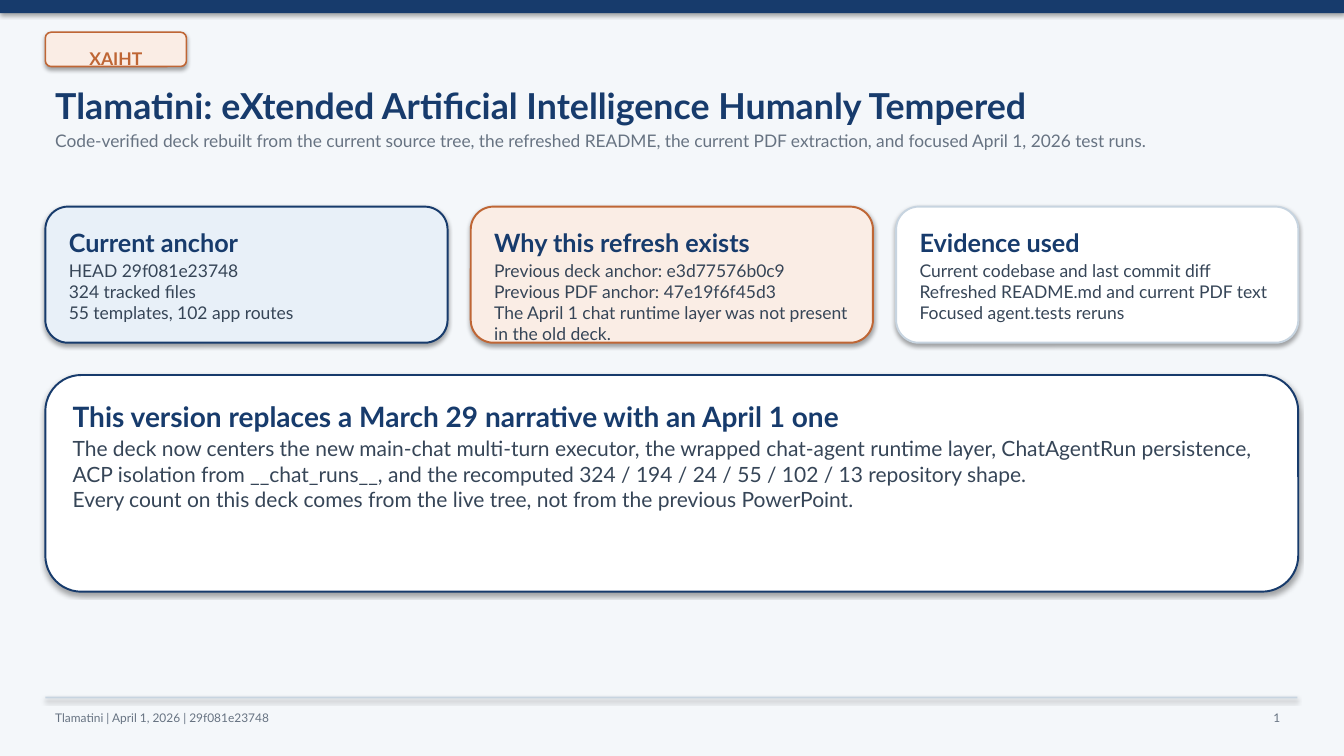
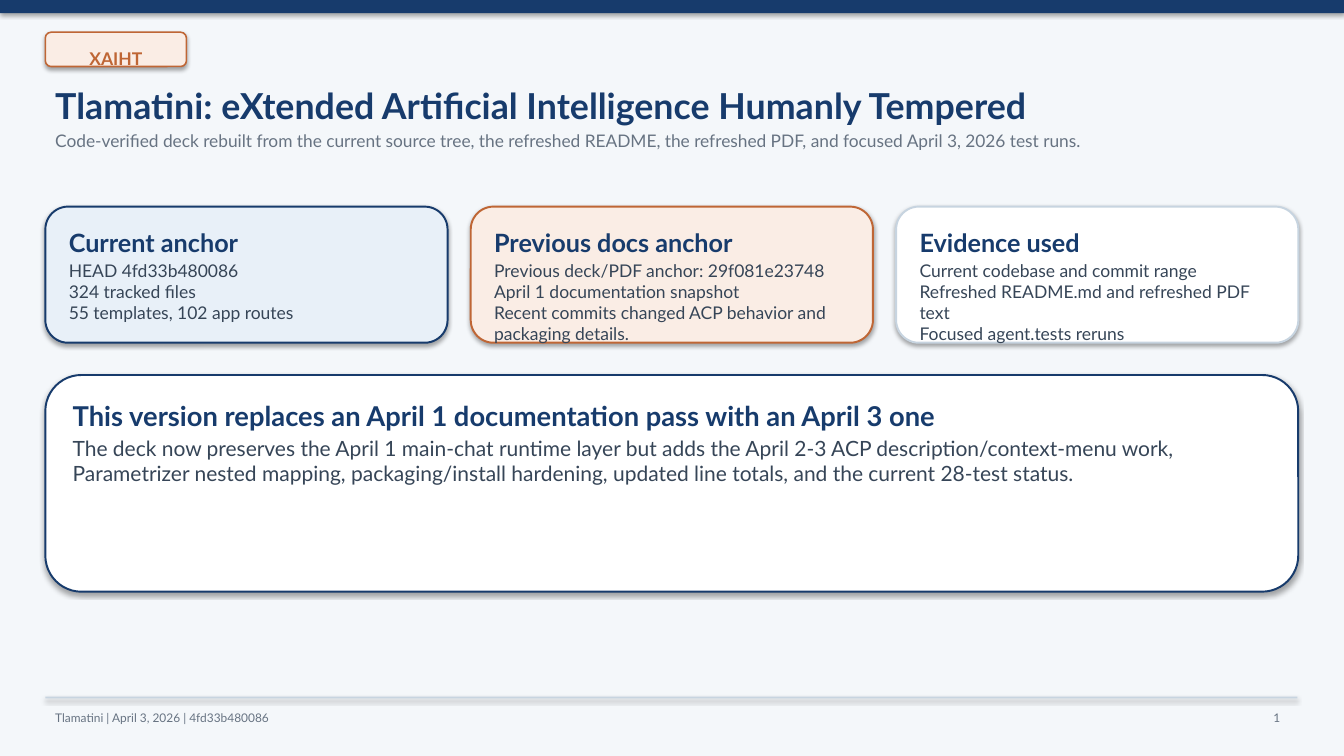
Before and after one commit to XAIHT/Tlamatini, a slide deck: slide 1 of Tlamatini_eXtended_Artificial_Intelligence_Humanly_Tempered.pptx. Drawn at 1344x756 pixels with LibreOffice and Linux fonts; fonts in the diff are those of the drawing. Boxes give left, top, right and bottom in pixels: in the first picture for what was removed or moved away, otherwise in the second. Text is boxed around its words. In the diff, an @@ line names an element or a change of style, - is before the commit and + after.

Commit message:
Updating README.md, Summary PDF, and PPT of Tlamatini, by angelahack1

```diff
--- a/Tlamatini_eXtended_Artificial_Intelligence_Humanly_Tempered.pptx
+++ b/Tlamatini_eXtended_Artificial_Intelligence_Humanly_Tempered.pptx
@@ text at [55,134,1080,150]: text changed @@
-Code-verified deck rebuilt from the current source tree, the refreshed README, the current PDF extraction, and focused April 1, 2026 test runs.
+Code-verified deck rebuilt from the current source tree, the refreshed README, the refreshed PDF, and focused April 3, 2026 test runs.
@@ text in rounded rectangle at [494,233,826,345]: text changed @@
-Why this refresh exists
-Previous deck anchor: e3d77576b0c9
-Previous PDF anchor: 47e19f6f45d3
-The April 1 chat runtime layer was not present in the old deck.
+Previous docs anchor
+Previous deck/PDF anchor: 29f081e23748
+April 1 documentation snapshot
+Recent commits changed ACP behavior and packaging details.
@@ text in rounded rectangle at [69,264,239,277]: text changed @@
-HEAD 29f081e23748
+HEAD 4fd33b480086
@@ text in rounded rectangle at [920,264,1250,319]: text changed @@
-Current codebase and last commit diff
-Refreshed README.md and current PDF text
+Current codebase and commit range
+Refreshed README.md and refreshed PDF text
@@ text in rounded rectangle at [73,405,1173,485]: text changed @@
-This version replaces a March 29 narrative with an April 1 one
-The deck now centers the new main-chat multi-turn executor, the wrapped chat-agent runtime layer, ChatAgentRun persistence, ACP isolation from __chat_runs__, and the recomputed 324 / 194 / 24 / 55 / 102 / 13 repository shape.
-Every count on this deck comes from the live tree, not from the previous PowerPoint.
+This version replaces an April 1 documentation pass with an April 3 one
+The deck now preserves the April 1 main-chat runtime layer but adds the April 2-3 ACP description/context-menu work, Parametrizer nested mapping, packaging/install hardening, updated line totals, and the current 28-test status.
@@ text at [55,713,269,724]: text changed @@
-Tlamatini | April 1, 2026 | 29f081e23748
+Tlamatini | April 3, 2026 | 4fd33b480086
```
Also in this commit, not shown: 16 other slides changed, 4 slides added, 4 slides removed, 2 other files.
